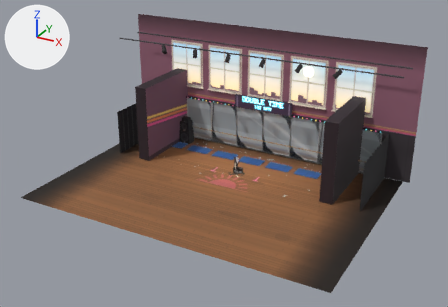
The Blender file art/stage-burn.blend as it was, and as the next commit left it.
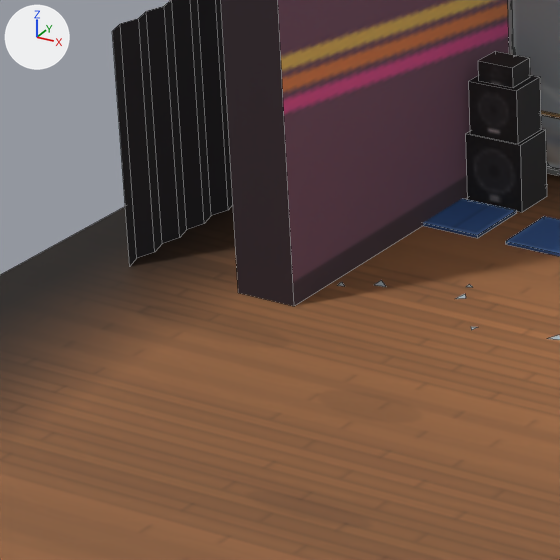
The first picture shows the older version from a 50 mm lens placed at (16.6, -31.7, 17.1), pointed at (0.7, -2.9, 2.7). The close-ups show the older and then the newer version on the part from 22% to 44% of the width and 35% to 67% of the height of that picture. Only the edits that show in the close-ups are written down. Arrows for +X, +Y and +Z are at upper left; the lights stay in place. The close-ups show mesh edges as thin lines.

Objects in the first close-up: 'seg_burnout', 'seg_warmup', 'set'.
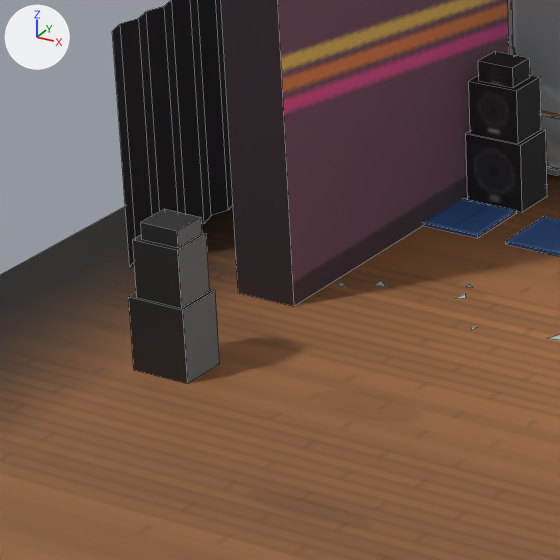
Where the change shows, as pixel boxes [x1, y1, x2, y2] in the close-ups (560 x 560 px):
```json
{"object": "fg_left", "change": "added", "after": [129, 209, 220, 384]}
```

The change, as JSON lines over the scene's bpy script:
```json
{"op": "add", "block": "me_fg_left", "code": ["me_fg_left = bpy.data.meshes.new('fg_left')", "me_fg_left.from_pydata(...)  # a box spanning x -0.38..0.38, y -0.3..0.3, z 0.0..0.9; a box spanning x -0.29..0.33, y -0.26..0.26, z 0.9..1.6; a box spanning x -0.21..0.29, y -0.2..0.24, z 1.6..1.8; an 8-sided cut cone along y (radius 0.24 at the low end, 0.2 at the high end) spanning x -0.24..0.24, y 0.3..0.32, z 0.21..0.69; an 8-sided cut cone along y (radius 0.17 at the low end, 0.14 at the high end) spanning x -0.17..0.17, y 0.3..0.32, z 1.11..1.45", "me_fg_left.materials.append(mat_props)  # picture img_stage_burn_props"]}
{"op": "add", "block": "ob_fg_left", "code": ["ob_fg_left = bpy.data.objects.new('fg_left', me_fg_left)", "ob_fg_left.location = (-6.2, -3.0, 0.0)"]}
```
